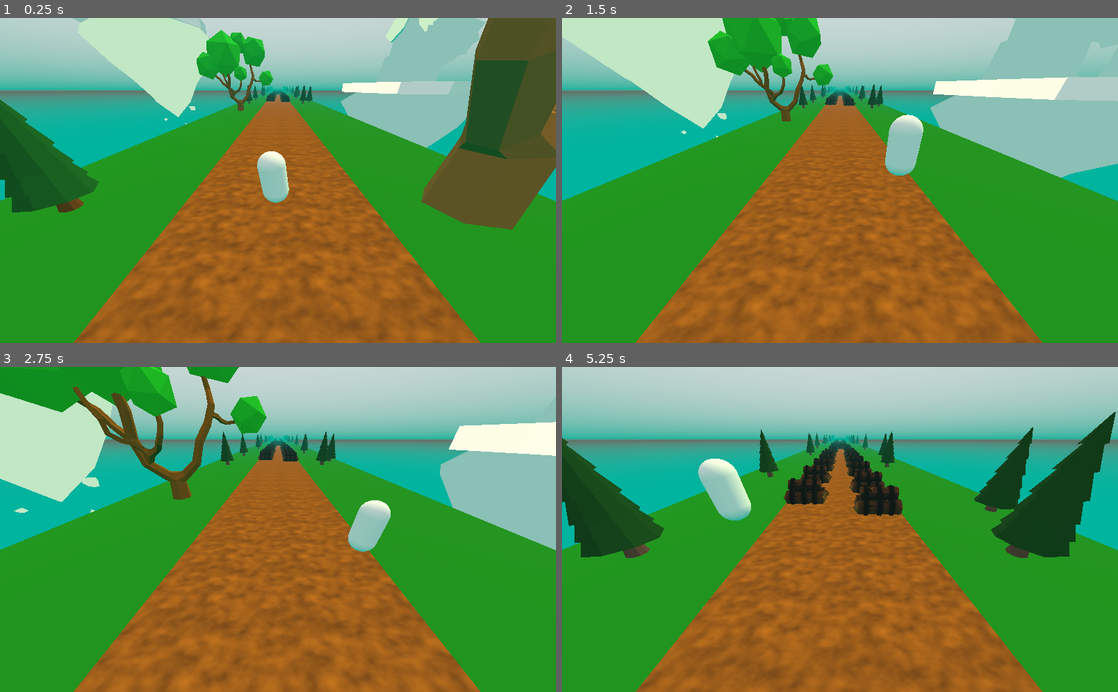
Above: before the commit, frames 1-4 (two rows, left to right).
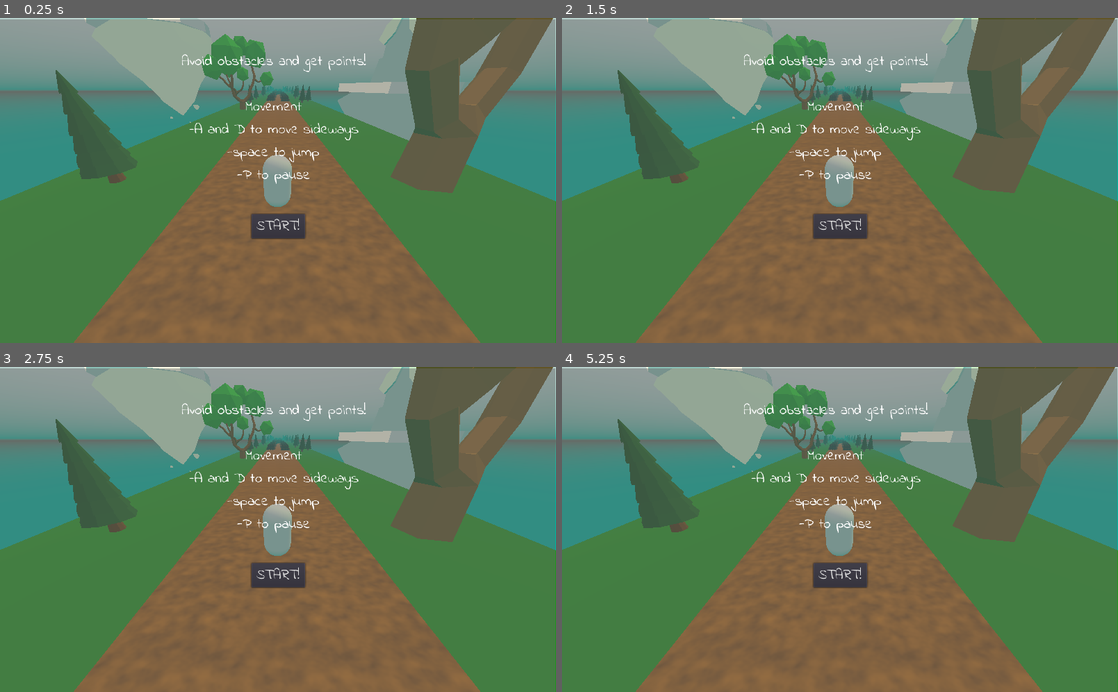
Above: after the commit, the same moments.

Repository: ItsMeLukeboi/Godot_Infinite_Runner
Game: Godot game, scene res://Main.tscn
The game is run twice, just before and just after one commit, with the same random seed, the same clock (stepped at 60 frames per second) and the same inputs.
Inputs:
- Up to frame 1 (0.25 s): no input
- Up to frame 2 (1.5 s): hold D (move_right) 0.53-1.28 s; tap Space (jump) at 0.6, 0.77, 1.07, 1.35 s; hold A (move_left) from 1.28 s (still down)
- Up to frame 3 (2.75 s): tap Space (jump) at 1.52, 1.82, 2.1 s; release A (move_left) at 2.03 s; hold D (move_right) from 2.03 s (still down)
- Up to frame 4 (5.25 s): tap Space (jump) at 2.85, 3.02, 3.32, 3.6, 3.77, 4.07, 4.35, 4.52, 4.82, 5.1 s; release D (move_right) at 3.53 s; hold A (move_left) from 3.53 s (still down)

The runs differ from the first frame. In frame 1, 99% of the frame differs, in the area x 0-100%, y 0-100%; in frame 2, 99%; in frame 3, 99%; in frame 4, 99%.

Commit message:
vitun äikkä

Diff:
--- a/Main.gd
+++ b/Main.gd
@@ -17,6 +17,7 @@
 # Called when the node enters the scene tree for the first time.
 func _ready():
 	randomize()
+	get_tree().paused = true
 	player.setup_jump(jump_lenght, jump_height, run_speed)
 
 	for i in range(initial_roadcount):
--- a/Main.tscn
+++ b/Main.tscn
@@ -1,8 +1,9 @@
-[gd_scene load_steps=4 format=2]
+[gd_scene load_steps=5 format=2]
 
 [ext_resource path="res://RoadStart.tscn" type="PackedScene" id=1]
 [ext_resource path="res://Player.tscn" type="PackedScene" id=2]
 [ext_resource path="res://Main.gd" type="Script" id=3]
+[ext_resource path="res://UI/StartScreen.tscn" type="PackedScene" id=4]
 
 [node name="Main" type="Spatial"]
 transform = Transform( 1, 0, 0, 0, 0.999848, -0.0174524, 0, 0.0174524, 0.999848, 0, 0, 0 )
@@ -26,3 +27,7 @@
 transform = Transform( 1, 0, 0, 0, 0.866025, 0.5, 0, -0.5, 0.866025, 0.0186977, 4.96177, 5.02048 )
 fov = 90.0
 far = 300.0
+
+[node name="CanvasLayer" type="CanvasLayer" parent="."]
+
+[node name="StartScreen" parent="CanvasLayer" instance=ExtResource( 4 )]
--- a/Player.gd
+++ b/Player.gd
@@ -45,6 +45,6 @@
 	for index in range (get_slide_count()):
 		var collision = get_slide_collision(index)
 		var collision_object = collision.collider as CollisionObject
-		if collision_object.collision_layer & 4 and rad2deg(collision.get_angle()>60):
+		if collision_object.collision_layer & 4 and rad2deg(collision.get_angle())>60:
 			print("Ouch!")
 			get_tree().reload_current_scene()
--- /dev/null
+++ b/UI/OverlayScreen.gd
@@ -0,0 +1,6 @@
+extends Control
+
+
+
+func _on_Button_pressed():
+	hide()
--- /dev/null
+++ b/UI/OverlayScreen.tscn
@@ -0,0 +1,15 @@
+[gd_scene load_steps=3 format=2]
+
+[ext_resource path="res://UI/ui_theme.tres" type="Theme" id=1]
+[ext_resource path="res://UI/OverlayScreen.gd" type="Script" id=2]
+
+[node name="OverlayScreen" type="Control"]
+anchor_right = 1.0
+anchor_bottom = 1.0
+theme = ExtResource( 1 )
+script = ExtResource( 2 )
+
+[node name="ColorRect" type="ColorRect" parent="."]
+anchor_right = 1.0
+anchor_bottom = 1.0
+color = Color( 0.4, 0.4, 0.4, 0.498039 )
--- /dev/null
+++ b/UI/StartScreen.tscn
@@ -0,0 +1,41 @@
+[gd_scene load_steps=2 format=2]
+
+[ext_resource path="res://UI/OverlayScreen.tscn" type="PackedScene" id=1]
+
+[node name="StartScreen" instance=ExtResource( 1 )]
+
+[node name="ColorRect" parent="." index="0"]
+margin_left = -1.0
+margin_top = 2.0
+margin_right = -1.0
+margin_bottom = 2.0
+
+[node name="Label" type="Label" parent="." index="1"]
+anchor_left = 0.5
+anchor_top = 0.5
+anchor_right = 0.5
+anchor_bottom = 0.5
+margin_left = -178.0
+margin_top = -239.0
+margin_right = 162.0
+margin_bottom = 10.0
+text = "Avoid obstacles and get points!
+
+Movement
+-A and D to move sideways
+-space to jump
+-P to pause"
+align = 1
+
+[node name="Button" type="Button" parent="." index="2"]
+anchor_left = 0.5
+anchor_top = 0.537
+anchor_right = 0.5
+anchor_bottom = 0.537
+margin_left = -49.0
+margin_top = 39.8
+margin_right = 50.0
+margin_bottom = 84.8
+text = "START!"
+
+[connection signal="pressed" from="Button" to="." method="_on_Button_pressed"]
--- /dev/null
+++ b/UI/ui_theme.tres
@@ -0,0 +1,10 @@
+[gd_resource type="Theme" load_steps=3 format=2]
+
+[ext_resource path="res://Font/IndieFlower-Regular.ttf" type="DynamicFontData" id=1]
+
+[sub_resource type="DynamicFont" id=1]
+size = 26
+font_data = ExtResource( 1 )
+
+[resource]
+default_font = SubResource( 1 )
Binary file added: Font/IndieFlower-Regular.ttf
